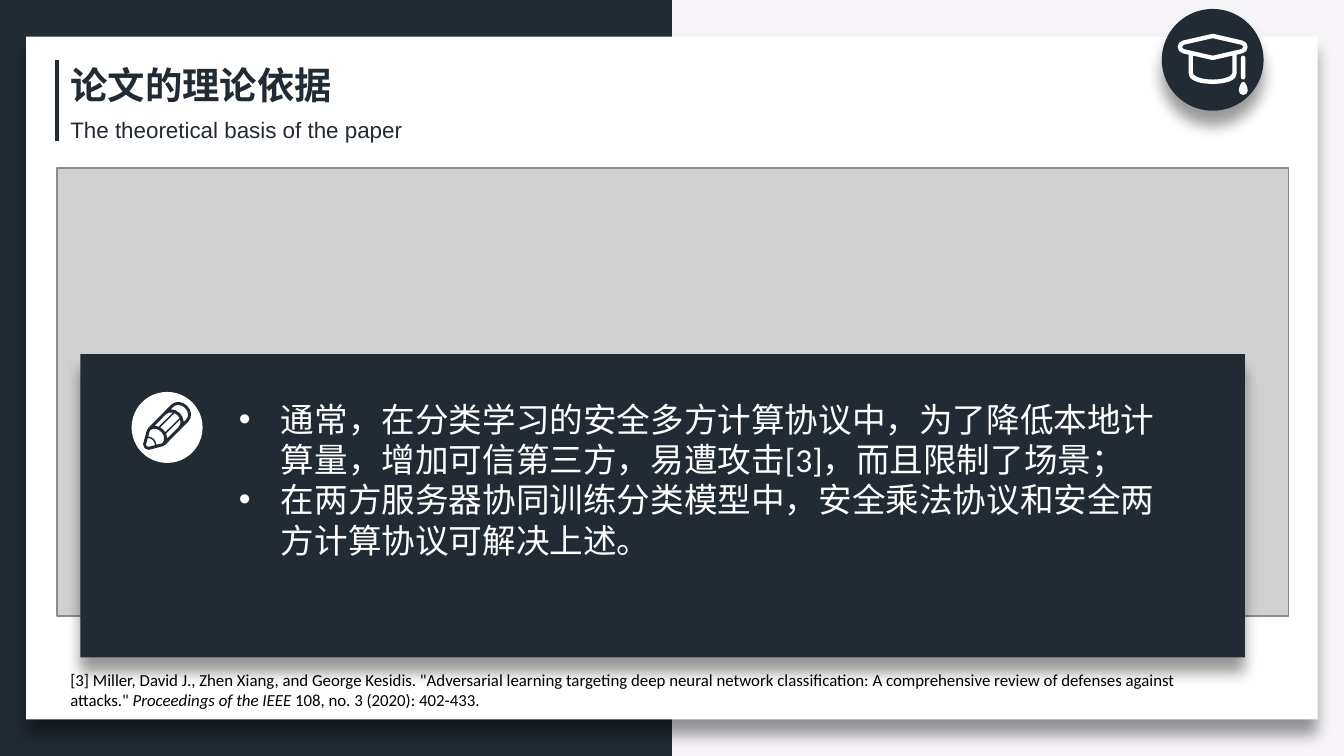
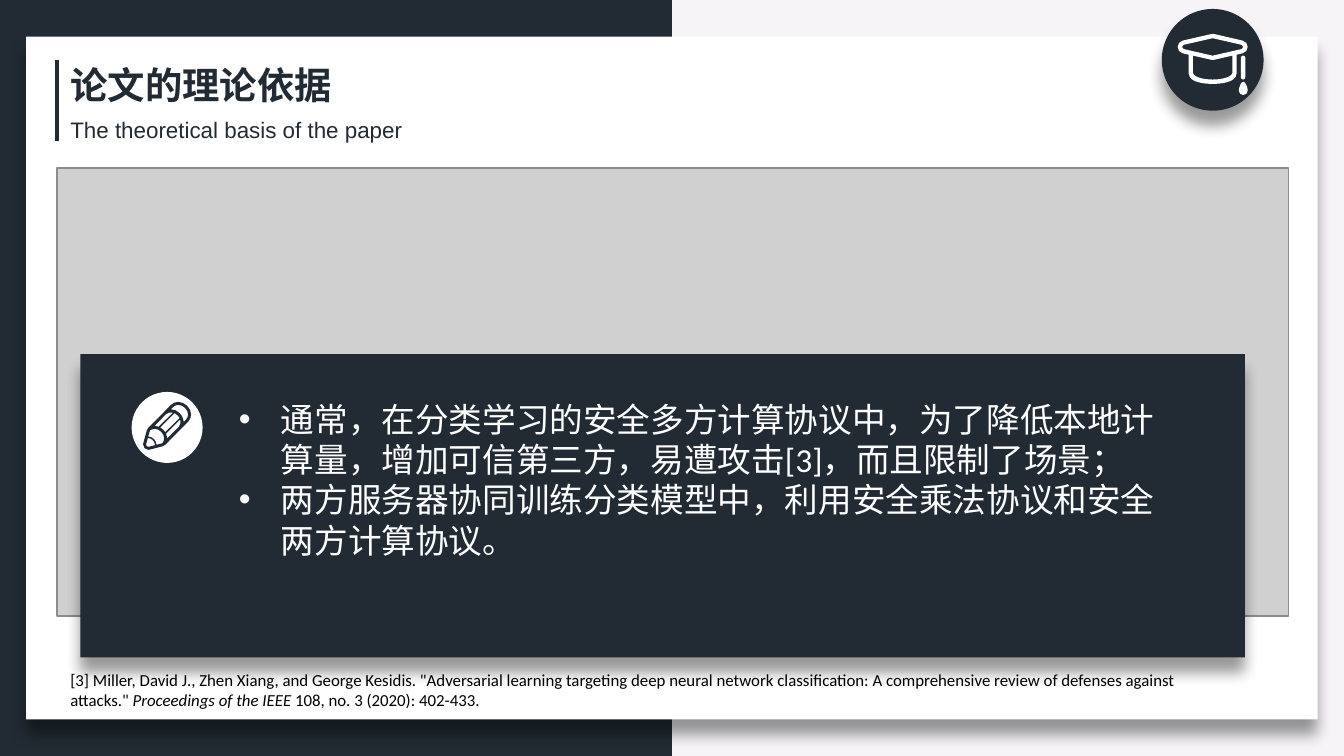
Before and after one commit to zeemeil/zeemeil.github.io, a slide deck: slide 8 of files/doctoral_dissertation_proposal.pptx. Drawn at 1344x756 pixels with LibreOffice and Linux fonts; fonts in the diff are those of the drawing; grey boxes stand for pictures. Boxes give left, top, right and bottom in pixels: in the first picture for what was removed or moved away, otherwise in the second. Text is boxed around its words. In the diff, an @@ line names an element or a change of style, - is before the commit and + after.

```diff
--- a/files/doctoral_dissertation_proposal.pptx
+++ b/files/doctoral_dissertation_proposal.pptx
@@ text at (x1=281, y1=483, x2=1155, y2=556): text changed @@
-• 在两方服务器协同训练分类模型中，安全乘法协议和安全两方计算协议可解决上述。
+• 两方服务器协同训练分类模型中，利用安全乘法协议和安全两方计算协议。
```
Also in this commit, not shown: 2 other slides changed, 1 other file.
